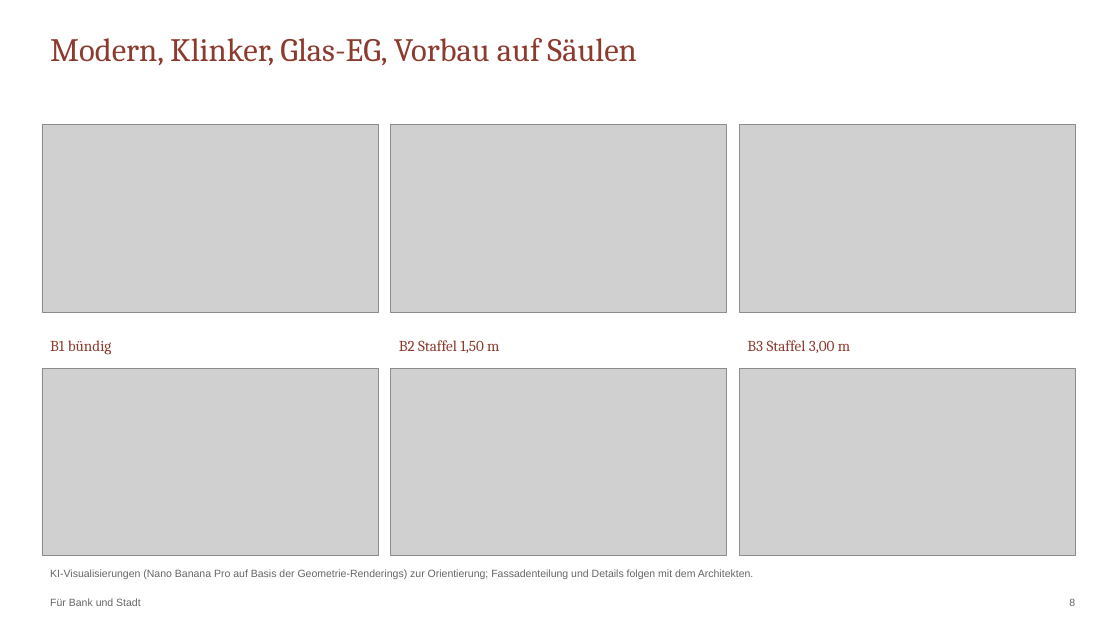
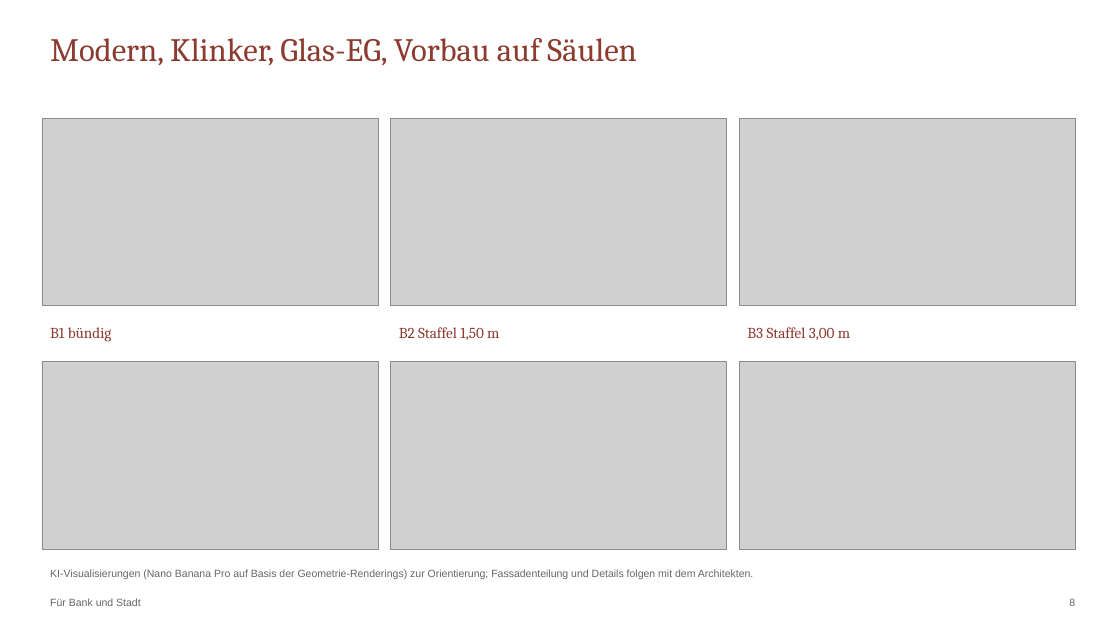
Before and after one commit to CartoonUsername/bau-projekt, a slide deck: slide 8 of praesentation/werlte_master/businessplan/Businessplan_Praesentation_B.pptx. Drawn at 1120x630 pixels with LibreOffice and Linux fonts; fonts in the diff are those of the drawing; grey boxes stand for pictures. Boxes give left, top, right and bottom in pixels: in the first picture for what was removed or moved away, otherwise in the second. Text is boxed around its words. In the diff, an @@ line names an element or a change of style, - is before the commit and + after.

```diff
--- a/praesentation/werlte_master/businessplan/Businessplan_Praesentation_B.pptx
+++ b/praesentation/werlte_master/businessplan/Businessplan_Praesentation_B.pptx
@@ 3 texts: place and size @@
-3 texts at bbox=[50, 340, 850, 355]
+3 texts at bbox=[50, 327, 850, 342]
@@ 6 pictures: place and size @@
-6 pictures at bbox=[42, 124, 1075, 555]
+6 pictures at bbox=[42, 118, 1075, 549]
```
Also in this commit, not shown: 25 other slides changed, 1 slide added, 35 other files.
